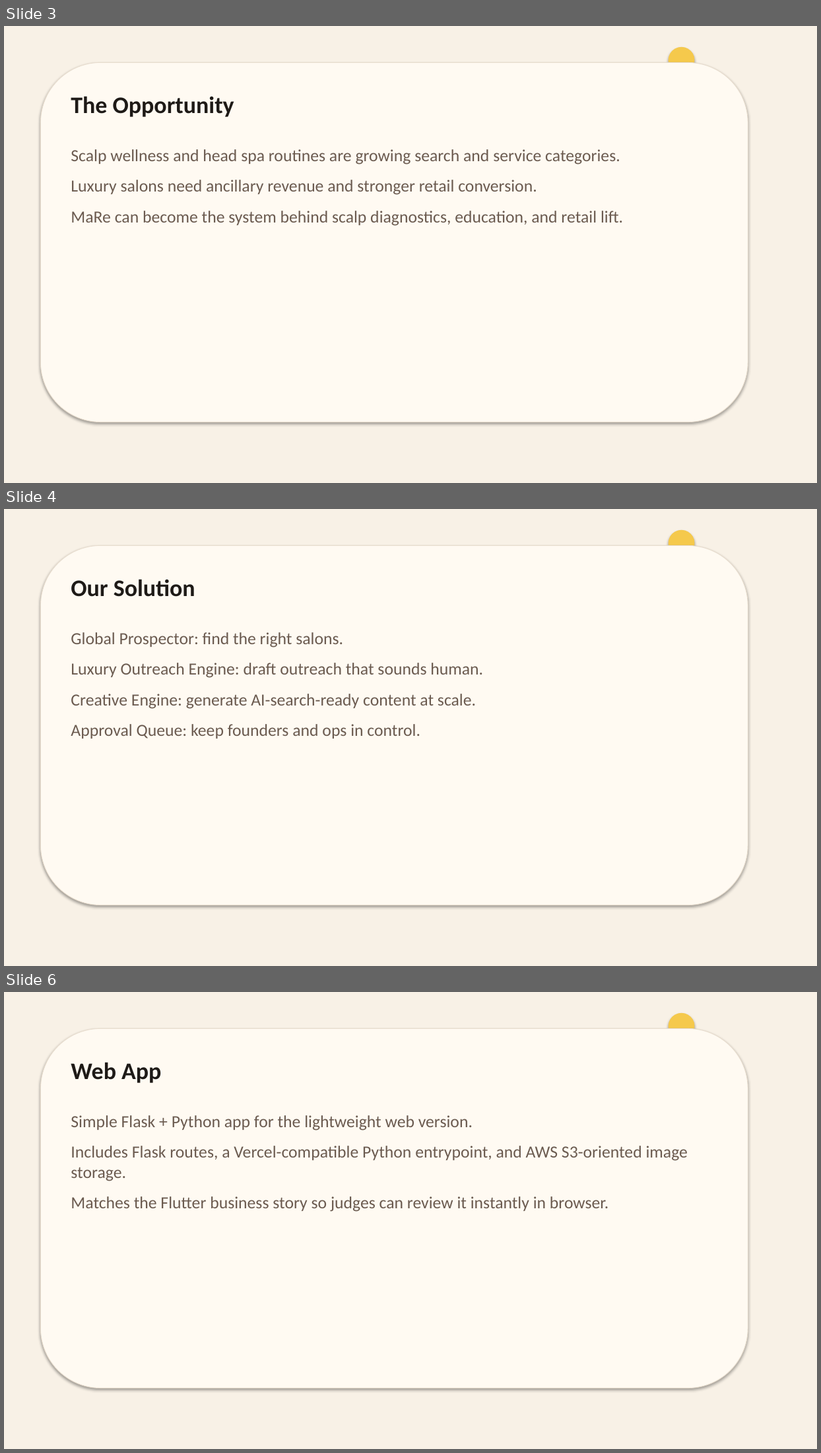
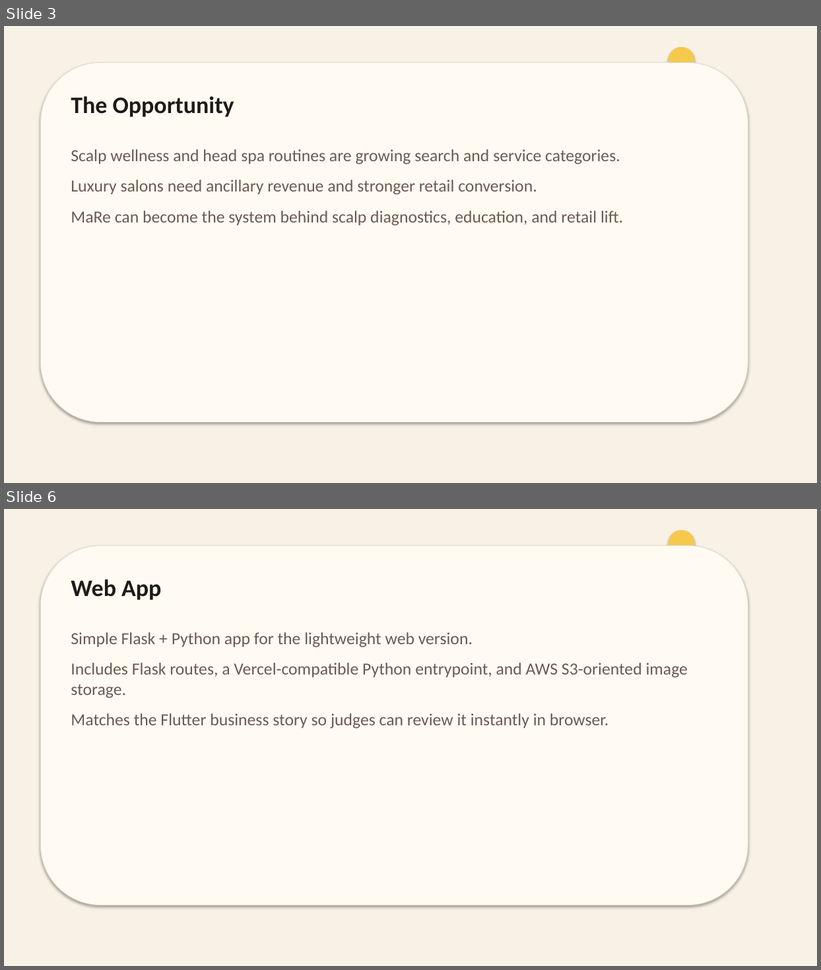
Before and after one commit to ba-00001/miamiaihackathon-team, a slide deck: docs/MaRe_Luxury_Growth_Engine.pptx. Shown one above the other, each under a label of ours: slides 3, 4 and 6 before the commit, slides 3 and 6 after it; the slides between them are not shown. The pictures are 821x1453 and 821x970 pixels, drawn with LibreOffice and Linux fonts; fonts in the diff are those of the drawing. Boxes give left, top, right and bottom in pixels: in the first picture for what was removed or moved away, otherwise in the second. Text is boxed around its words. In the diff, an @@ line names an element or a change of style, - is before the commit and + after.

```diff
--- a/docs/MaRe_Luxury_Growth_Engine.pptx
+++ b/docs/MaRe_Luxury_Growth_Engine.pptx
@@ slide 4 removed at (4, 509, 817, 966), background #F8F1E6 @@
@@ rounded rectangle removed at (40, 545, 748, 906) @@
@@ ellipse removed at (669, 530, 694, 556) @@
@@ text removed at (71, 579, 195, 597) @@
-Our Solution
@@ text removed at (71, 632, 483, 739) @@
-Global Prospector: find the right salons.
-Luxury Outreach Engine: draft outreach that sounds human.
-Creative Engine: generate AI-search-ready content at scale.
-Approval Queue: keep founders and ops in control.
```
Also in this commit, not shown: 2 slides changed, 1 slide added, 32 other files.
